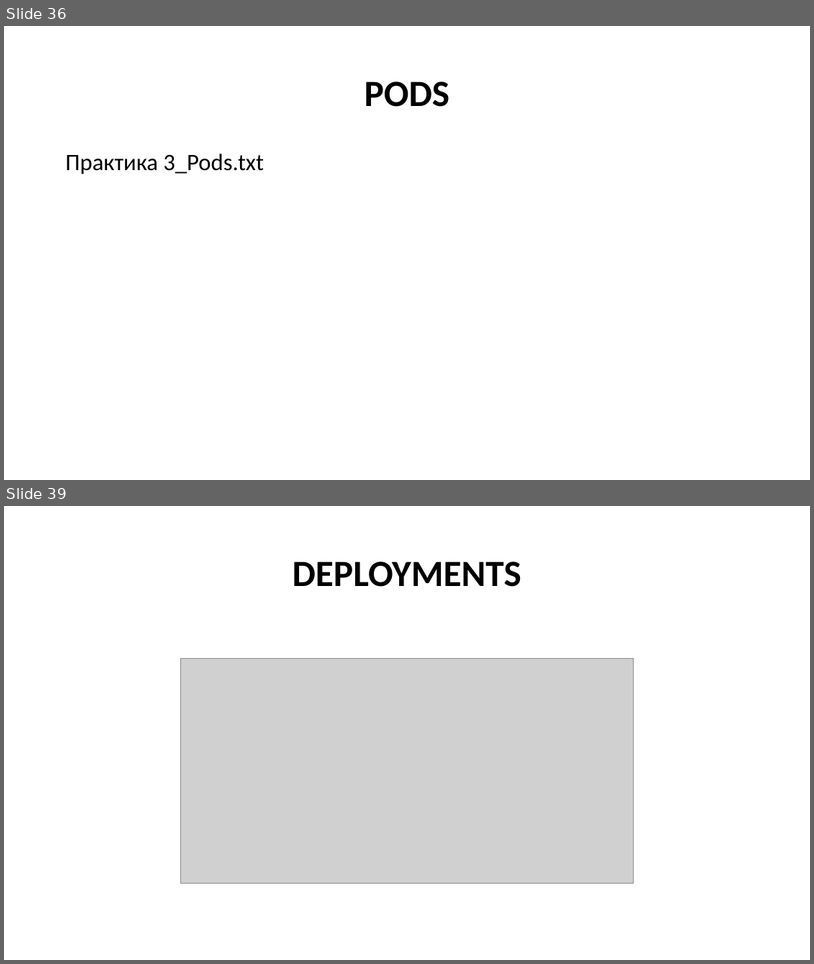
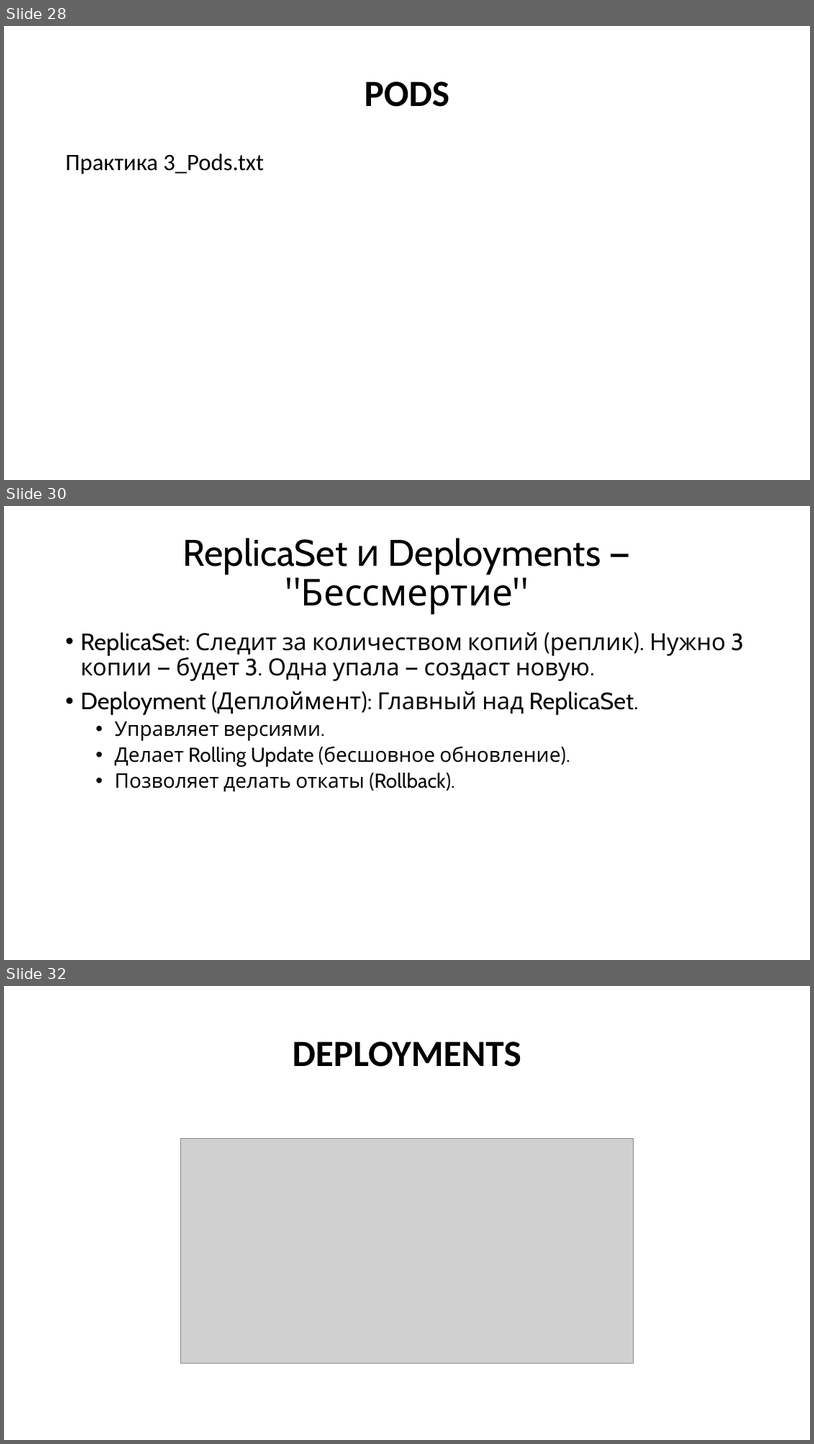
Before and after one commit to Kollekcioner47/k8s, a slide deck: k8s.pptx. Shown one above the other, each under a label of ours: slides 36 and 39 before the commit, slides 28, 30 and 32 after it; the slides between them are not shown. The pictures are 814x964 and 814x1444 pixels, drawn with LibreOffice and Linux fonts; fonts in the diff are those of the drawing; grey boxes stand for pictures. Boxes give left, top, right and bottom in pixels: in the first picture for what was removed or moved away, otherwise in the second. Text is boxed around its words. In the diff, an @@ line names an element or a change of style, - is before the commit and + after.

```diff
--- a/k8s.pptx
+++ b/k8s.pptx
@@ slide 30 added at bbox=[4, 506, 810, 960], background #FFFFFF @@
@@ title added at bbox=[183, 538, 602, 615], 44 pt, text #000000 @@
+ReplicaSet и Deployments — "Бессмертие"
@@ text added at bbox=[80, 632, 744, 792], 28 pt, text #0C0A09 @@
+• ReplicaSet: Следит за количеством копий (реплик). Нужно 3 копии — будет 3. Одна упала — создаст новую.
+• Deployment (Деплоймент): Главный над ReplicaSet.
+  • Управляет версиями.
+  • Делает Rolling Update (бесшовное обновление).
+  • Позволяет делать откаты (Rollback).
@@ what was slide 36 is now slide 28 @@
@@ what was slide 39 is now slide 32 @@
```
Also in this commit, not shown: 8 slides changed, 22 other slides added, 12 slides removed.
